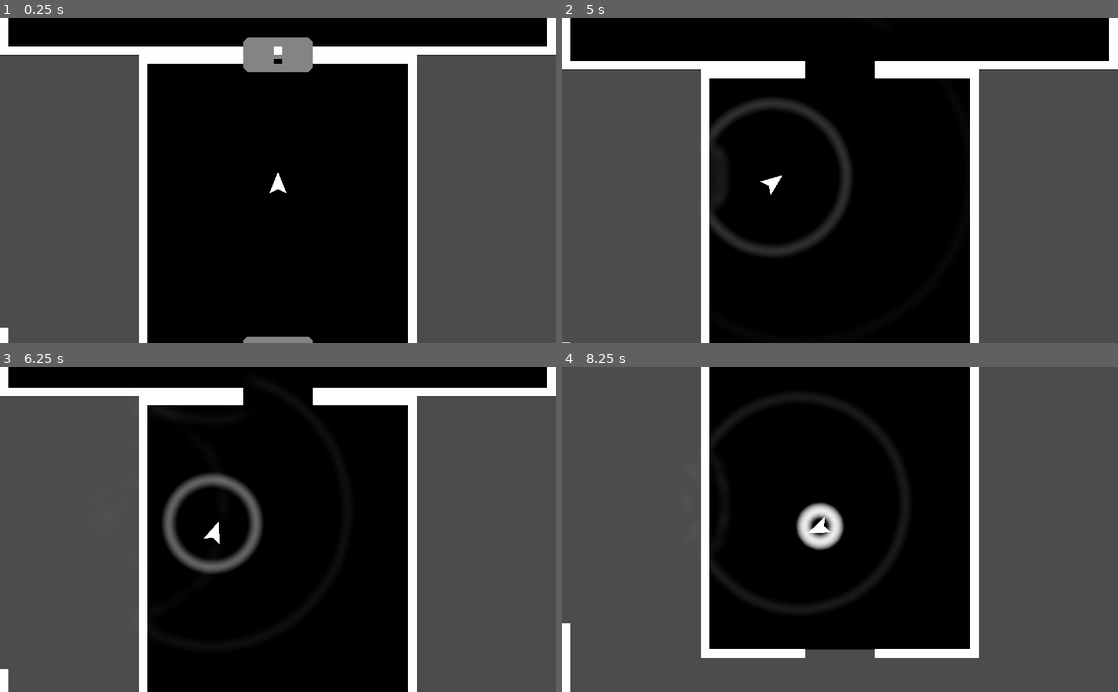
Above: before the commit, frames 1-4 (two rows, left to right).
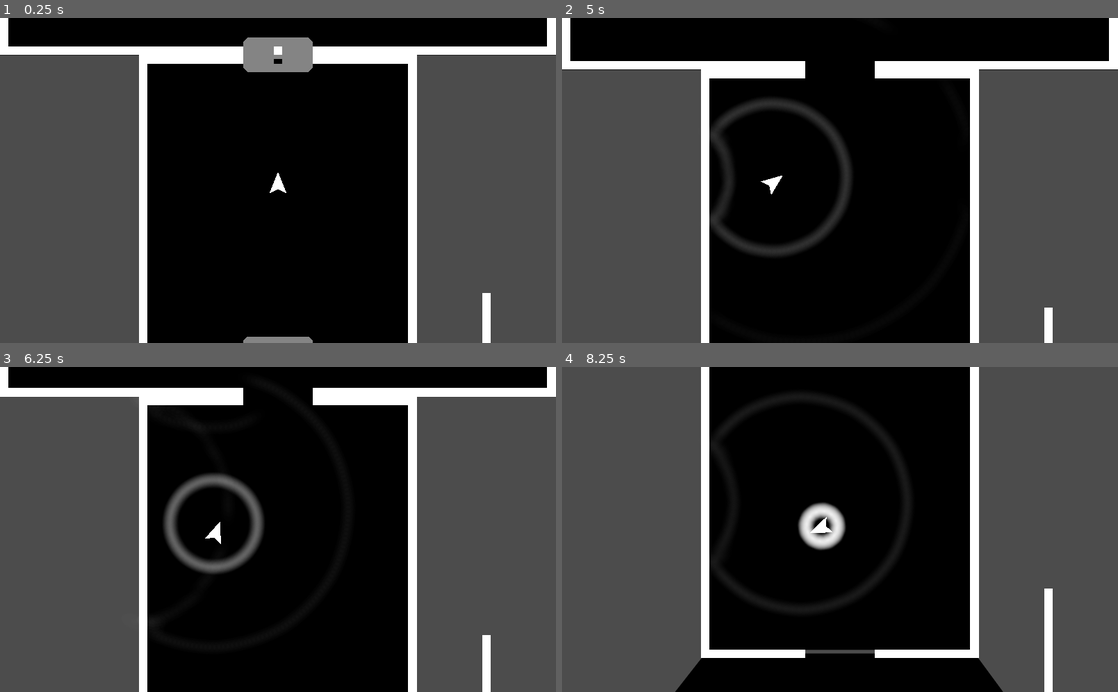
Above: after the commit, the same moments.

Repository: kwikrick/Ping
Game: Godot game, scene res://Main.tscn
Two runs of this game, one before a commit and one after it. Both use one fixed random seed, a clock stepped at 60 frames per second and the inputs below.
Inputs:
- Up to frame 1 (0.25 s): no input
- Up to frame 2 (5 s): tap Enter at 0.5 s; hold Right (steer_right) 0.53-1.28 s; tap Space (ping) every 0.75 s from 0.6 to 4.35 s; hold S (move_back) 1.28-2.03 s; hold Right (steer_right) 2.03-2.78 s; hold W (move_forward) 2.78-3.53 s; hold A (steer_left) from 3.53 s (still down)
- Up to frame 3 (6.25 s): release A (steer_left) at 5.03 s; hold S (move_back) 5.03-5.78 s; tap Space (ping) at 5.1, 5.85 s; hold Right (steer_right) from 5.78 s (still down)
- Up to frame 4 (8.25 s): release Right (steer_right) at 6.53 s; hold W (move_forward) 6.53-7.28 s; tap Space (ping) at 6.6, 7.35, 8.1 s; hold Right (steer_right) 7.28-8.03 s; hold S (move_back) from 8.03 s (still down)

The runs differ from the first frame. In frame 1, 0.3% of the frame differs, in the area x 0-89%, y 84-100%; in frame 2, 0.4%; in frame 3, 0.5%; in frame 4, 7.2%, in the area x 0-89%, y 41-100%.

Commit message:
remove layer 2 collision from wavelet; adjust timing

Diff:
--- a/FixedTransponder.gd
+++ b/FixedTransponder.gd
@@ -56,7 +56,7 @@
 	if body is Wavelet:
 		var wave=body
 		if wave.source!=self:
-			#wave.queue_free()
+			wave.queue_free()
 			if wave.note.key == receive_key:
 				ping()
 
--- a/FixedTransponder.tscn
+++ b/FixedTransponder.tscn
@@ -33,7 +33,7 @@
 stream = ExtResource( 2 )
 
 [node name="Timer" type="Timer" parent="."]
-wait_time = 0.1
+wait_time = 0.5
 one_shot = true
 
 [node name="Polygon2D" type="Polygon2D" parent="."]
--- a/FreeTransponder.tscn
+++ b/FreeTransponder.tscn
@@ -36,7 +36,7 @@
 stream = ExtResource( 2 )
 
 [node name="Timer" type="Timer" parent="."]
-wait_time = 0.1
+wait_time = 0.5
 one_shot = true
 
 [connection signal="area_entered" from="Area2D" to="." method="_on_Area2D_area_entered"]
--- a/Main.tscn
+++ b/Main.tscn
@@ -1209,6 +1209,14 @@
 [node name="Room4" type="Node2D" parent="."]
 position = Vector2( 0, 552 )
 
+[node name="Background" type="Polygon2D" parent="Room4"]
+position = Vector2( 0, 568 )
+scale = Vector2( 1.0056, 0.990628 )
+z_index = -1
+color = Color( 0, 0, 0, 1 )
+antialiased = true
+polygon = PoolVector2Array( 262.53, 32.3027, 755.768, 32.3027, 1439.94, 977.158, -477.327, 993.309 )
+
 [node name="Door0" parent="Room4" instance=ExtResource( 3 )]
 position = Vector2( 512, 592 )
 
@@ -1299,7 +1307,7 @@
 polygon = PoolVector2Array( 256, 0, 448, 0, 448, 16, 256, 16 )
 
 [node name="Wall5" type="StaticBody2D" parent="Room4"]
-position = Vector2( 1024, 688 )
+position = Vector2( 888, 464 )
 physics_material_override = SubResource( 4 )
 __meta__ = {
 "_edit_group_": true
@@ -1312,7 +1320,7 @@
 polygon = PoolVector2Array( 0, 16, 16, 16, 16, 552, 0, 552 )
 
 [node name="Wall6" type="StaticBody2D" parent="Room4"]
-position = Vector2( 0, 528 )
+position = Vector2( -56, 1200 )
 physics_material_override = SubResource( 4 )
 __meta__ = {
 "_edit_group_": true
--- a/Wavelet.tscn
+++ b/Wavelet.tscn
@@ -8,7 +8,6 @@
 
 [node name="Wavelet" type="KinematicBody2D"]
 collision_layer = 2
-collision_mask = 3
 script = ExtResource( 2 )
 
 [node name="CollisionShape2D" type="CollisionShape2D" parent="."]
